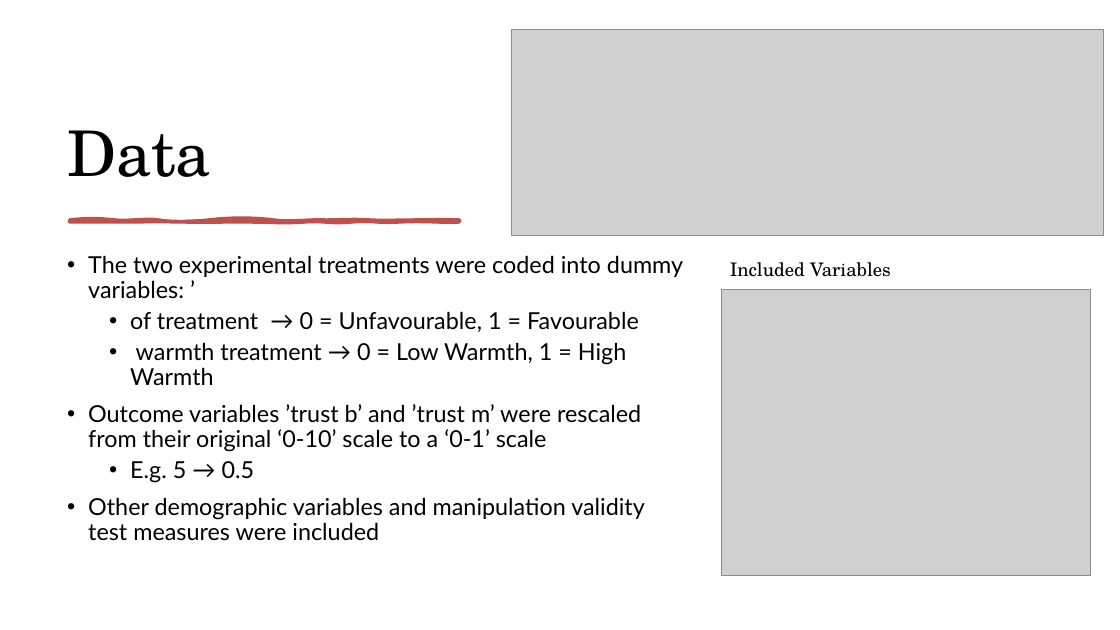
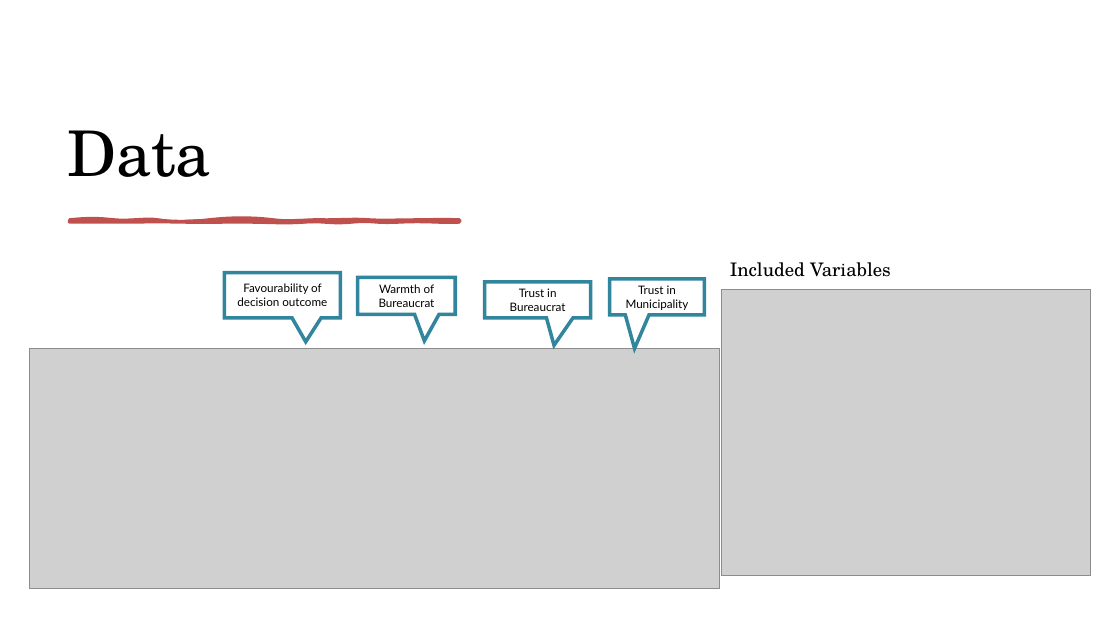
Before and after one commit to beattie1-oss/StatsII_2026, a slide deck: slide 5 of replication/my_answers/Can Warm Behavior Mitigate the Negative Effect.pptx. Drawn at 1120x630 pixels with LibreOffice and Linux fonts; fonts in the diff are those of the drawing; grey boxes stand for pictures. Boxes give left, top, right and bottom in pixels: in the first picture for what was removed or moved away, otherwise in the second. Text is boxed around its words. In the diff, an @@ line names an element or a change of style, - is before the commit and + after.

```diff
--- a/replication/my_answers/Can Warm Behavior Mitigate the Negative Effect.pptx
+++ b/replication/my_answers/Can Warm Behavior Mitigate the Negative Effect.pptx
@@ text removed at (x1=88, y1=255, x2=683, y2=541) @@
-• The two experimental treatments were coded into dummy variables: ’
-  • of treatment → 0 = Unfavourable, 1 = Favourable
-  • warmth treatment → 0 = Low Warmth, 1 = High Warmth
-• Outcome variables ’trust b’ and ’trust m’ were rescaled from their original ‘0-10’ scale to a ‘0-1’ scale
-  • E.g. 5 → 0.5
-• Other demographic variables and manipulation validity test measures were included
@@ speech box added at (x1=224, y1=273, x2=340, y2=318), fill #FFFFFF, outline #31859C 3 pt, 10 pt, text #000000 @@
+Favourability of decision outcome
@@ speech box added at (x1=358, y1=277, x2=455, y2=314), fill #FFFFFF, outline #31859C 3 pt, 10 pt, text #000000 @@
+Warmth of Bureaucrat
@@ speech box added at (x1=485, y1=282, x2=591, y2=318), fill #FFFFFF, outline #31859C 3 pt, 10 pt, text #000000 @@
+Trust in Bureaucrat
@@ speech box added at (x1=610, y1=279, x2=705, y2=315), fill #FFFFFF, outline #31859C 3 pt, 10 pt, text #000000 @@
+Trust in Municipality
@@ picture resized from (x1=512, y1=29, x2=1104, y2=235) to (x1=29, y1=348, x2=719, y2=588) @@
```
Also in this commit, not shown: 11 other slides changed, 1 slide added, 10 other files.
